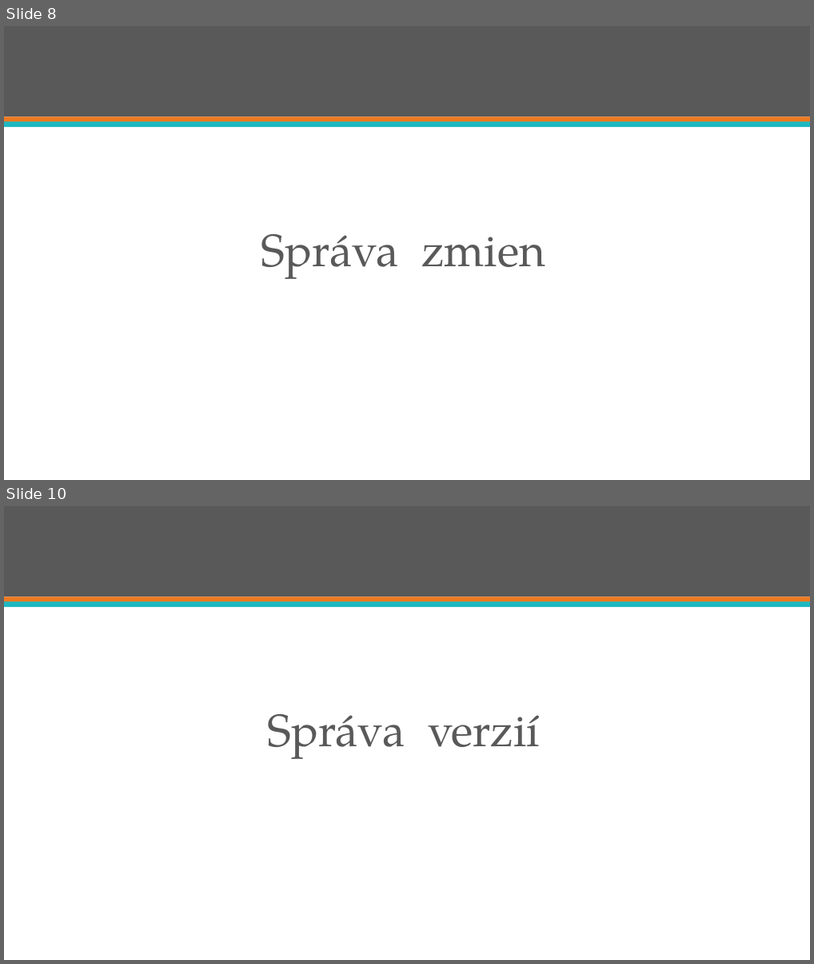
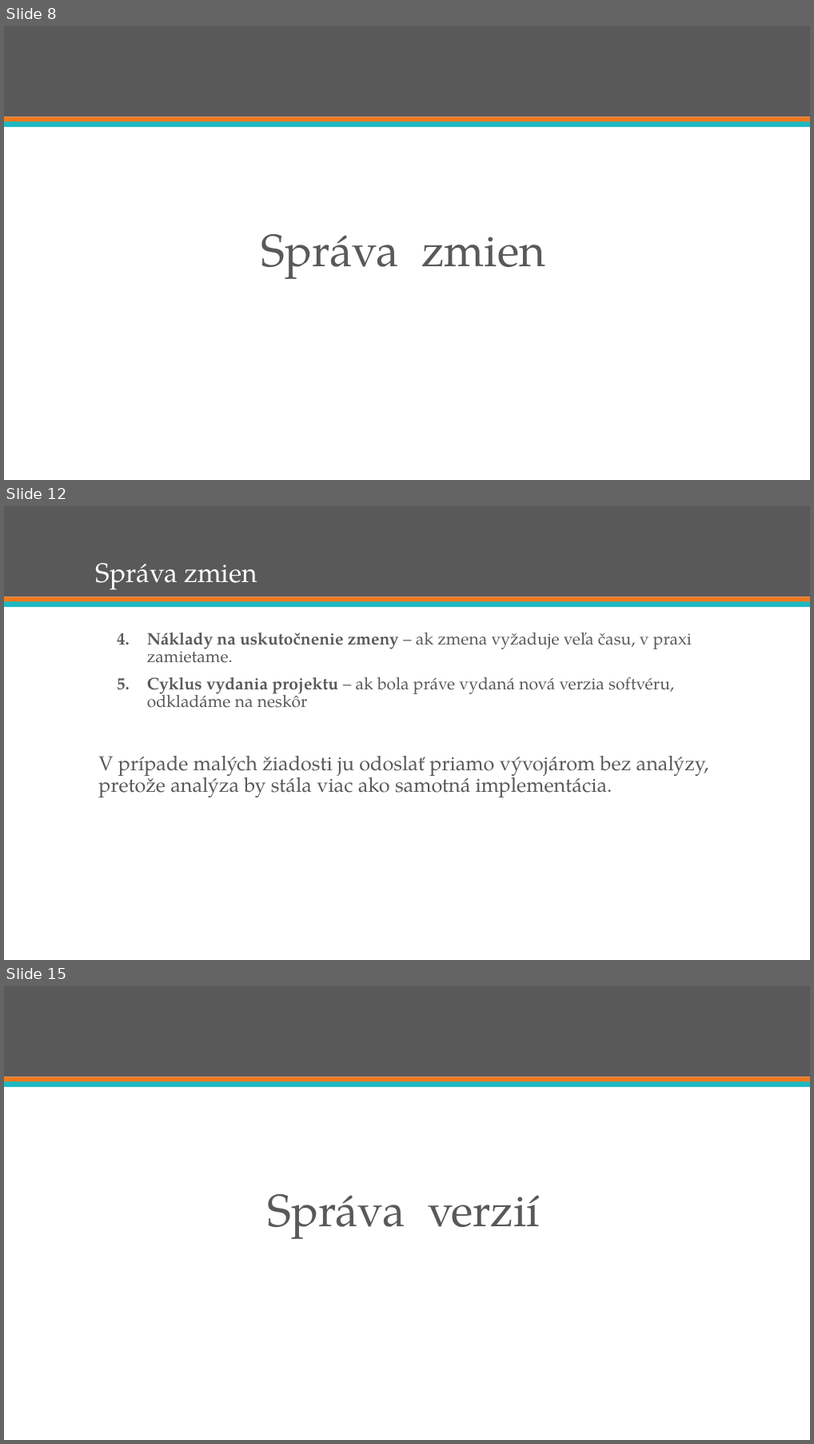
Before and after one commit to ppatrik/swib-prezentacia, a slide deck: swib.pptx. Shown one above the other, each under a label of ours: slides 8 and 10 before the commit, slides 8, 12 and 15 after it; the slides between them are not shown. The pictures are 814x964 and 814x1444 pixels, drawn with LibreOffice and Linux fonts; fonts in the diff are those of the drawing. Boxes give left, top, right and bottom in pixels: in the first picture for what was removed or moved away, otherwise in the second. Text is boxed around its words. In the diff, an @@ line names an element or a change of style, - is before the commit and + after.

Commit message:
sprava zmien

```diff
--- a/swib.pptx
+++ b/swib.pptx
@@ slide 12 added at bbox=[4, 506, 810, 960], background #FFFFFF; not listed: 3 template elements that a slide beside it also shows @@
@@ title added at bbox=[96, 563, 258, 590], 32 pt, text #FFFFFF @@
+Správa zmien
@@ text added at bbox=[98, 632, 710, 797], 20 pt, text #595959 @@
+  4. Náklady na uskutočnenie zmeny – ak zmena vyžaduje veľa času, v praxi zamietame.
+  5. Cyklus vydania projektu – ak bola práve vydaná nová verzia softvéru, odkladáme na neskôr
+V prípade malých žiadosti ju odoslať priamo vývojárom bez analýzy, pretože analýza by stála viac ako samotná implementácia.
@@ what was slide 10 is now slide 15 @@
```
Also in this commit, not shown: 2 slides changed, 4 other slides added.
